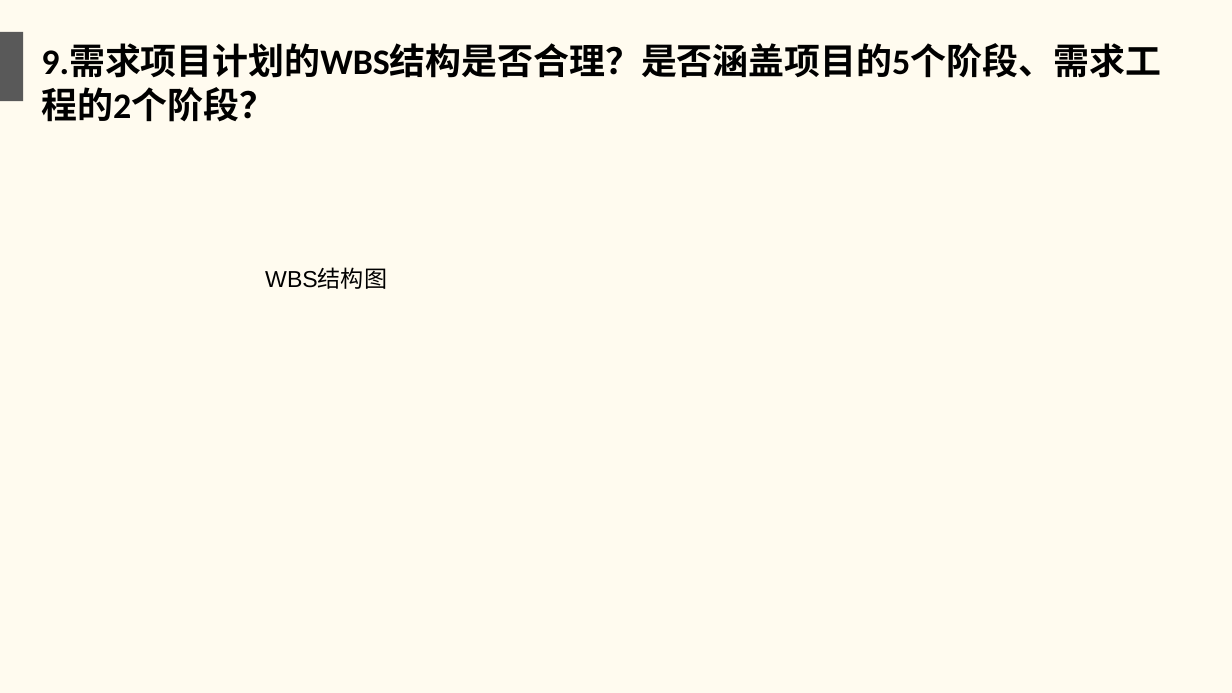
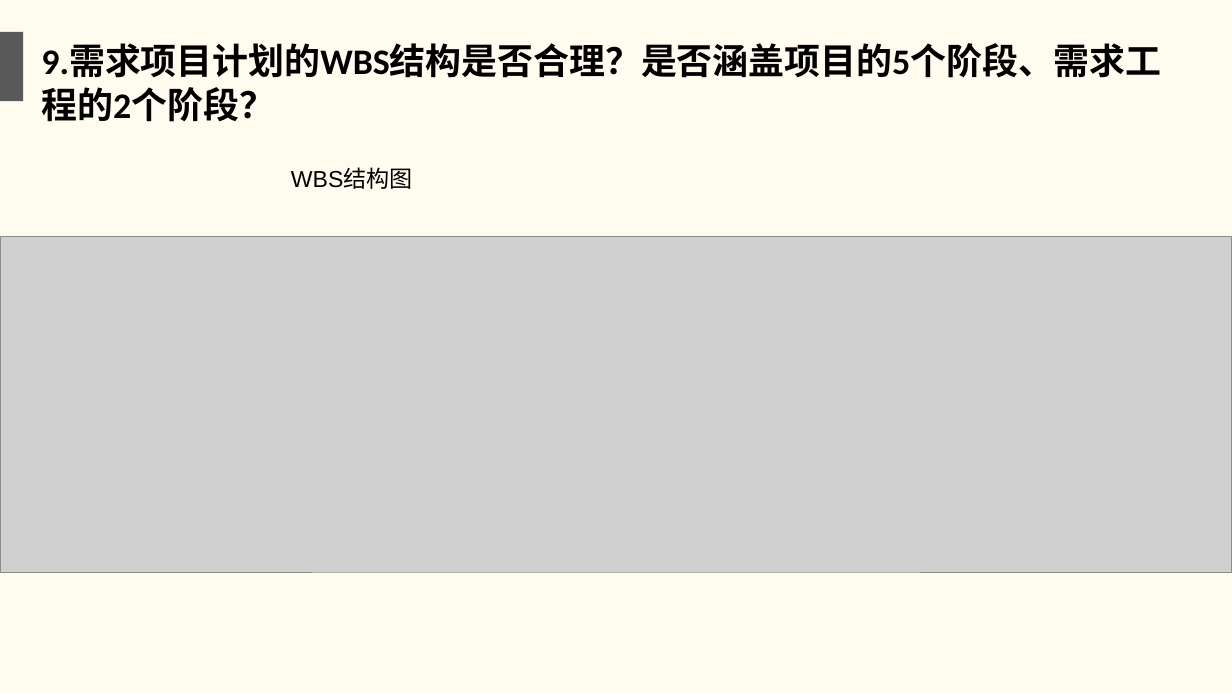
Before and after one commit to twn422/PRD2017, a slide deck: slide 11 of PRD-2017-G24/STW/受控文件/分析设计/项目收尾评审.ppt. Drawn at 1232x693 pixels with LibreOffice and Linux fonts; fonts in the diff are those of the drawing; grey boxes stand for pictures. Boxes give left, top, right and bottom in pixels: in the first picture for what was removed or moved away, otherwise in the second. Text is boxed around its words. In the diff, an @@ line names an element or a change of style, - is before the commit and + after.

```diff
--- a/PRD-2017-G24/STW/受控文件/分析设计/项目收尾评审.ppt
+++ b/PRD-2017-G24/STW/受控文件/分析设计/项目收尾评审.ppt
@@ text "WBS结构图" moved from (x1=265, y1=269, x2=387, y2=289) to (x1=291, y1=169, x2=413, y2=189) @@
@@ picture added at (x1=0, y1=236, x2=1231, y2=572) @@
```
Also in this commit, not shown: 11 other slides changed.
